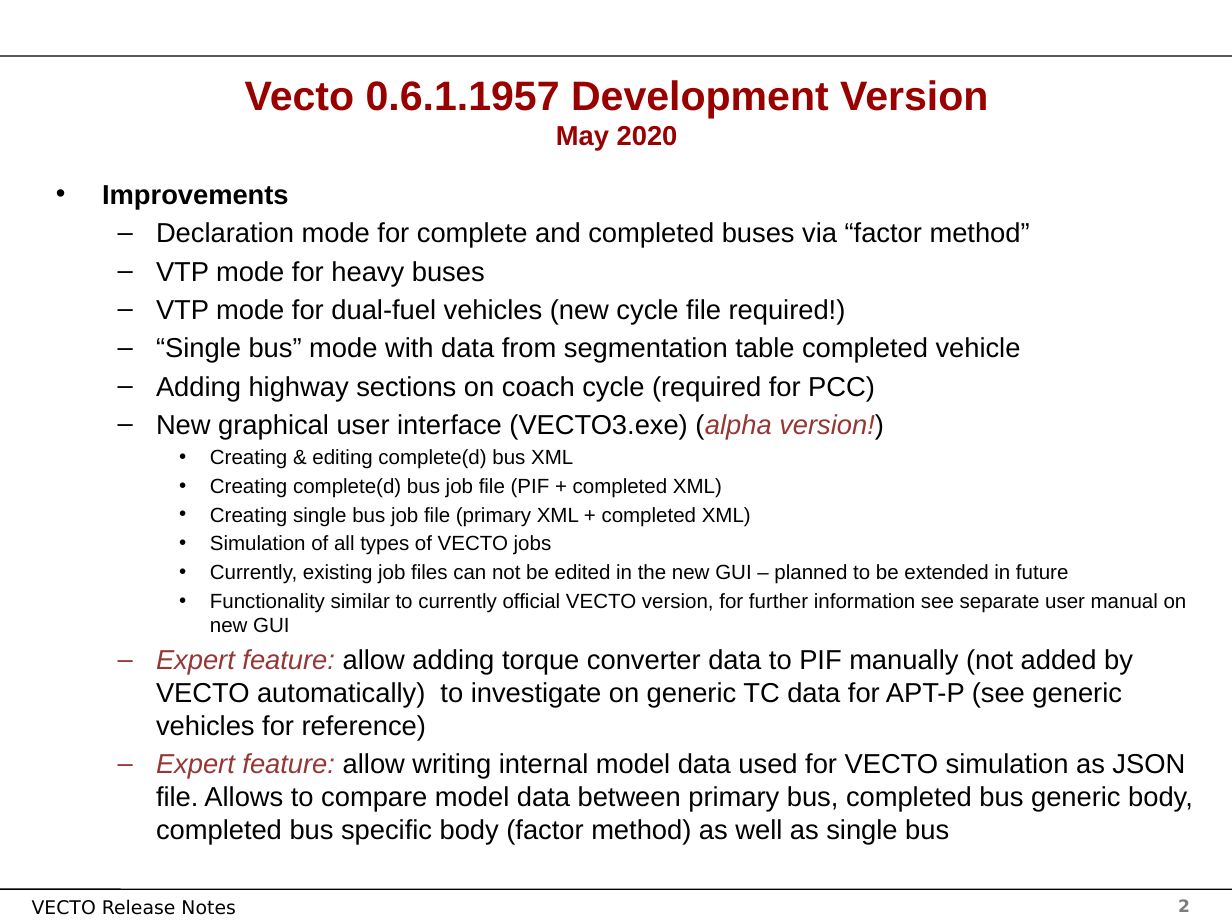
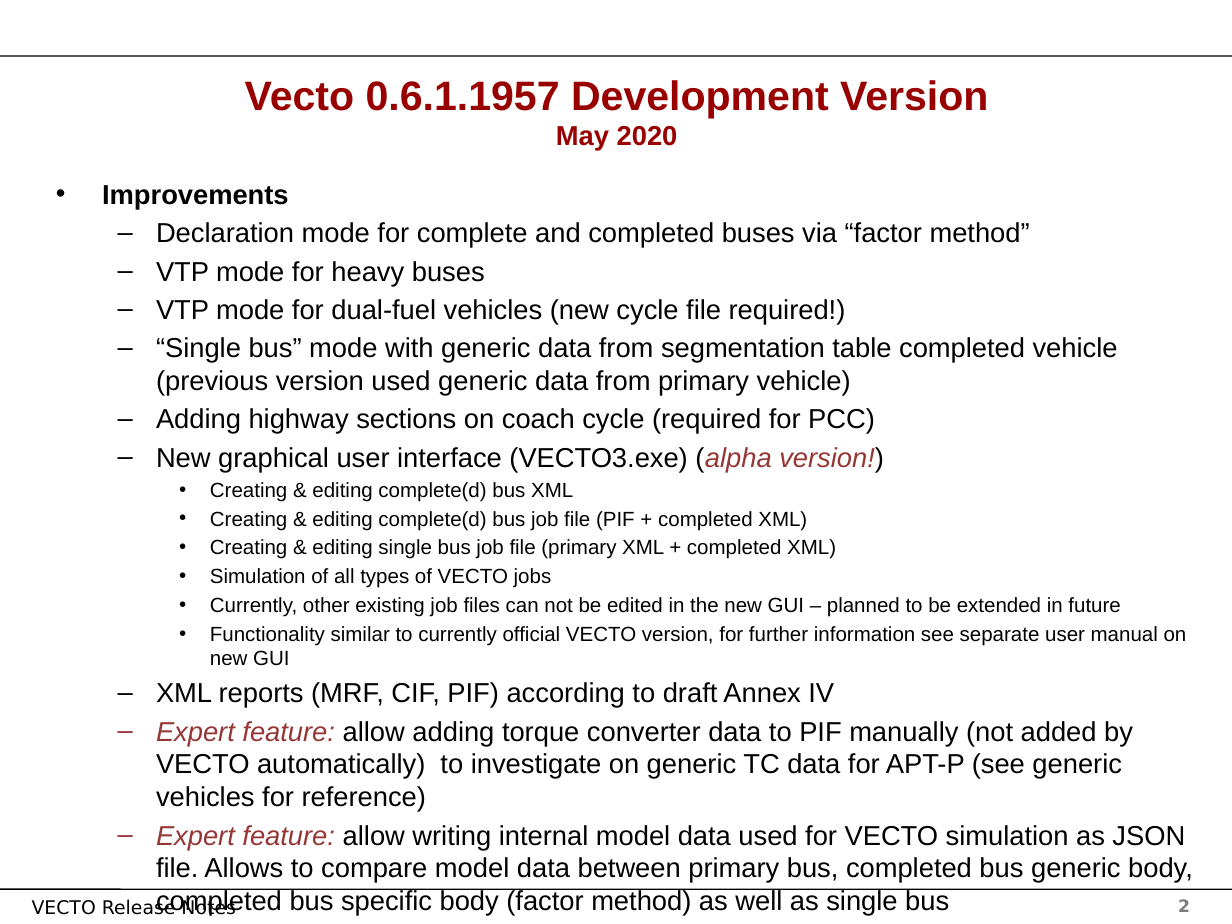
Before and after one commit to tanawadeatharva/BharatVECTO, a slide deck: slide 2 of Documentation/User Manual Source/Release Notes Vecto3.x.pptx. Drawn at 1232x924 pixels with LibreOffice and Linux fonts; fonts in the diff are those of the drawing; background and template pictures are left out. Boxes give left, top, right and bottom in pixels: in the first picture for what was removed or moved away, otherwise in the second. Text is boxed around its words. In the diff, an @@ line names an element or a change of style, - is before the commit and + after.

Commit message:
new development release 0.6.1.1957

```diff
--- a/Documentation/User Manual Source/Release Notes Vecto3.x.pptx
+++ b/Documentation/User Manual Source/Release Notes Vecto3.x.pptx
@@ text at (156,337,1118,396): text changed @@
-  – “Single bus” mode with data from segmentation table completed vehicle
+  – “Single bus” mode with generic data from segmentation table completed vehicle (previous version used generic data from primary vehicle)
@@ text at (210,511,836,559): text changed @@
-    • Creating complete(d) bus job file (PIF + completed XML)
-    • Creating single bus job file (primary XML + completed XML)
+    • Creating & editing complete(d) bus job file (PIF + completed XML)
+    • Creating & editing single bus job file (primary XML + completed XML)
@@ text at (210,597,1120,617): text changed @@
-    • Currently, existing job files can not be edited in the new GUI – planned to be extended in future
+    • Currently, other existing job files can not be edited in the new GUI – planned to be extended in future
@@ text at (156,682,834,708): paragraph added @@
+  – XML reports (MRF, CIF, PIF) according to draft Annex IV
```
Also in this commit, not shown: 1 other slide changed, 9 other files.
